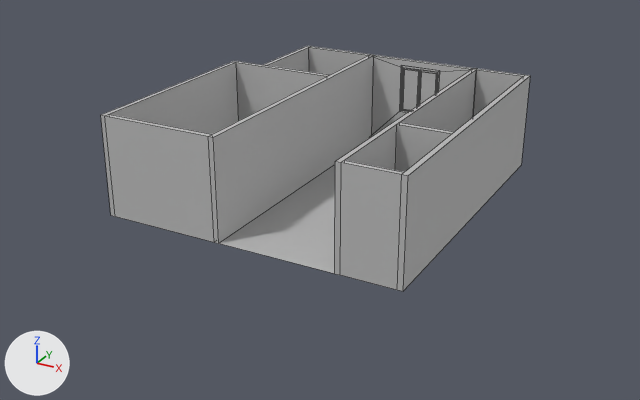
One commit to the FBX model Assets/LD_Levels/1-1.fbx: the scene before it, then after it.
Rendered twice from a camera (50 mm lens) standing at (7.0, -14.16, 6.81) and looking at (-0.23, -1.02, 0.24). The axes (+X, +Y, +Z) are drawn at lower left. The lights are the same throughout. Mesh edges are drawn as thin lines on the coarser meshes. Where no turn or scale is listed for an object, it has been applied to the vertices.

In view in the first picture: 'Mur', 'Mur1', 'Mur10', 'Mur2', 'Mur3', 'Mur4', 'Mur5', 'Mur6', 'Mur7', 'Mur8', 'Mur9', 'Mur_Fenêtre', 'Sol_couloir'.
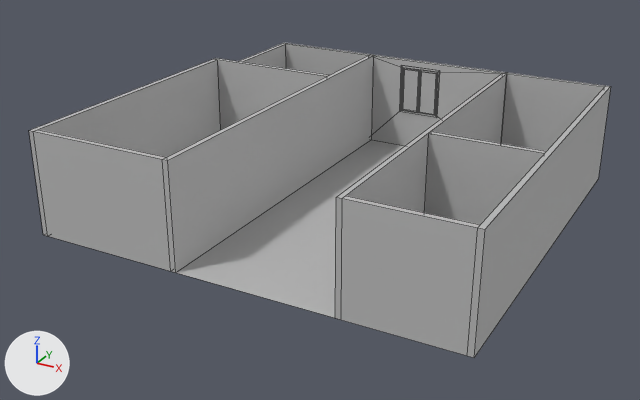
Where the newer file only moved an object's origin or applied its transform, the numbers keep the older frame.

Edits to the bpy script that builds the scene:
```text
Change me_mesh_009:
    where me_mesh_009.from_pydata(...)  # 8 vertices, 6 faces; spans x -0.05..0.05, y -3.0..3.0, z -0.97..0.97
    me_mesh_009 part 1: the whole mesh is scaled about its middle by (1, 1.2, 1)
Change me_mesh_015:
    where me_mesh_015.from_pydata(...)  # 8 vertices, 6 faces; spans x -0.05..0.05, y -3.05..3.05, z -0.97..0.97
    me_mesh_015 part 3: the whole mesh is scaled about its middle by (1, 1.2, 1)
Change me_mesh_002:
    where me_mesh_002.from_pydata(...)  # 4 vertices, 1 face; spans x -1.12..1.12, y -3.0..3.0, z 0.0
    me_mesh_002 part 9
    me_mesh_002.vertices[0].co: (-1.12, -3.0, 0.0) -> (-1.5, -3.6, 0.0)  # pixel (218, 243) -> pixel (175, 272)
    me_mesh_002.vertices[1].co: (1.12, -3.0, 0.0) -> (1.5, -3.6, 0.0)  # pixel (334, 273) -> pixel (341, 319)
    me_mesh_002.vertices[2].co: (-1.12, 3.0, 0.0) -> (-1.5, 3.6, 0.0)  # not seen -> pixel (371, 139)
    me_mesh_002.vertices[3].co: (1.12, 3.0, 0.0) -> (1.5, 3.6, 0.0)
Change me_mesh_014:
    where me_mesh_014.from_pydata(...)  # 8 vertices, 6 faces; spans x -0.5..0.5, y -0.05..0.05, z -0.97..0.97
    me_mesh_014 part 7: the whole mesh is scaled about its middle by (1.94, 1, 1)
Change me_mesh_012:
    where me_mesh_012.from_pydata(...)  # 8 vertices, 6 faces; spans x -0.5..0.5, y -0.05..0.05, z -0.97..0.97
    me_mesh_012 part 2: the whole mesh is scaled about its middle by (1.94, 1, 1)
Change me_mesh_013:
    where me_mesh_013.from_pydata(...)  # 8 vertices, 6 faces; spans x -0.5..0.5, y -0.05..0.05, z -0.97..0.97
    me_mesh_013 part 6: the whole mesh is scaled about its middle by (1.94, 1, 1)
Change me_mesh_011:
    where me_mesh_011.from_pydata(...)  # 16 vertices, 16 faces; spans x -1.23..1.23, y -0.05..0.05, z -0.97..0.97
    me_mesh_011 part 5
    add for i in [1, 3, 5, 7]: me_mesh_011.vertices[i].co += Vector((0.65, 0.0, 0.0))
Change me_mesh_007:
    where me_mesh_007.from_pydata(...)  # 8 vertices, 6 faces; spans x -0.05..0.05, y -2.05..2.05, z -0.97..0.97
    me_mesh_007 part 8: the whole mesh is scaled about its middle by (1, 1.29, 1)
Change me_mesh_008:
    where me_mesh_008.from_pydata(...)  # 8 vertices, 6 faces; spans x -1.1..1.1, y -0.05..0.05, z -0.97..0.97
    me_mesh_008 part 4: the whole mesh is scaled about its middle by (1.22, 1, 1)
Change me_mesh_010:
    where me_mesh_010.from_pydata(...)  # 8 vertices, 6 faces; spans x -0.05..0.05, y -3.0..3.0, z -0.97..0.97
    me_mesh_010 part 10: the whole mesh is scaled about its middle by (1, 1.2, 1), then moved by (0.0, -0.6, 0.0)
Change ob_mur2:
    ob_mur2.location: (1.18, 0.0, 0.97) -> (1.82, -0.6, 0.97)
Change ob_mur10:
    ob_mur10.location: (2.28, 0.05, 0.97) -> (3.87, -0.55, 0.97)
Change ob_sol_couloir:
    ob_sol_couloir.location: (0.0, 0.0, 0.0) -> (0.37, -0.6, 0.0)
Change ob_mur7:
    ob_mur7.location: (1.73, 3.05, 0.97) -> (2.84, 3.05, 0.97)
Change ob_mur8:
    ob_mur8.location: (1.73, -0.9, 0.97) -> (2.84, -1.07, 0.97)
Change ob_mur9:
    ob_mur9.location: (1.73, -2.95, 0.97) -> (2.84, -4.15, 0.97)
Change ob_mur3:
    ob_mur3.location: (-3.47, -0.95, 0.97) -> (-3.96, -1.55, 0.97)
Change ob_mur6:
    ob_mur6.location: (-2.78, 2.15, 0.97) -> (-3.39, 2.15, 0.97)
Change ob_mur:
    ob_mur.location: (-2.32, -2.95, 0.97) -> (-2.57, -4.15, 0.97)
```

What differs and where, as boxes (x1, y1, x2, y2) in the pictures (640 x 400 px):
'Mur10', mesh rescaled, moved (8% wider, 26% taller): before (397, 75, 530, 291); after (467, 86, 611, 358)
'Mur1', mesh rescaled (28% wider, 16% taller): before (208, 55, 373, 243); after (162, 55, 373, 273)
'Mur', mesh rescaled, moved (26% wider, 10% taller): before (105, 114, 214, 242); after (33, 130, 171, 271)
'Mur9', mesh rescaled, moved (115% wider, 23% taller): before (340, 160, 404, 290); after (341, 196, 480, 356)
'Sol_couloir', reshaped, moved: before (219, 165, 335, 274); after (176, 140, 404, 318)
'Mur3', mesh rescaled, moved (39% wider, 15% taller): before (101, 62, 238, 216); after (29, 59, 220, 236)
'Mur2', mesh rescaled, moved (22% wider, 20% taller): before (335, 69, 476, 275); after (335, 73, 507, 320)
'Mur8', mesh rescaled, moved: before (395, 122, 454, 172); after (424, 131, 546, 225)
'Mur7', mesh rescaled, moved: before (473, 69, 524, 117); after (501, 73, 605, 151)
'Mur_Fenêtre', reshaped (28% wider, 11% taller): before (370, 54, 478, 137); after (370, 54, 508, 146)
'Mur6', moved: before (263, 46, 310, 72); after (240, 43, 287, 68)
